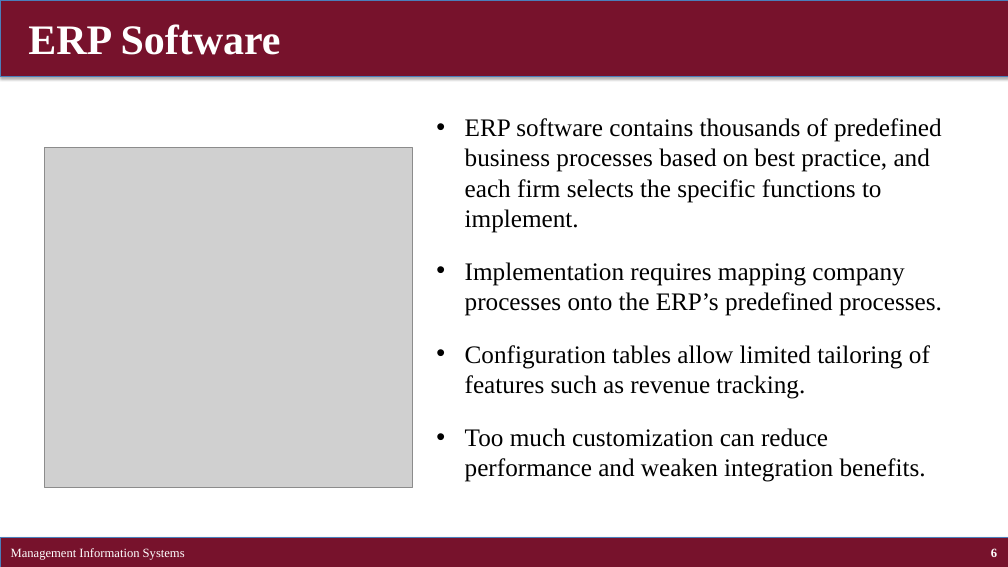
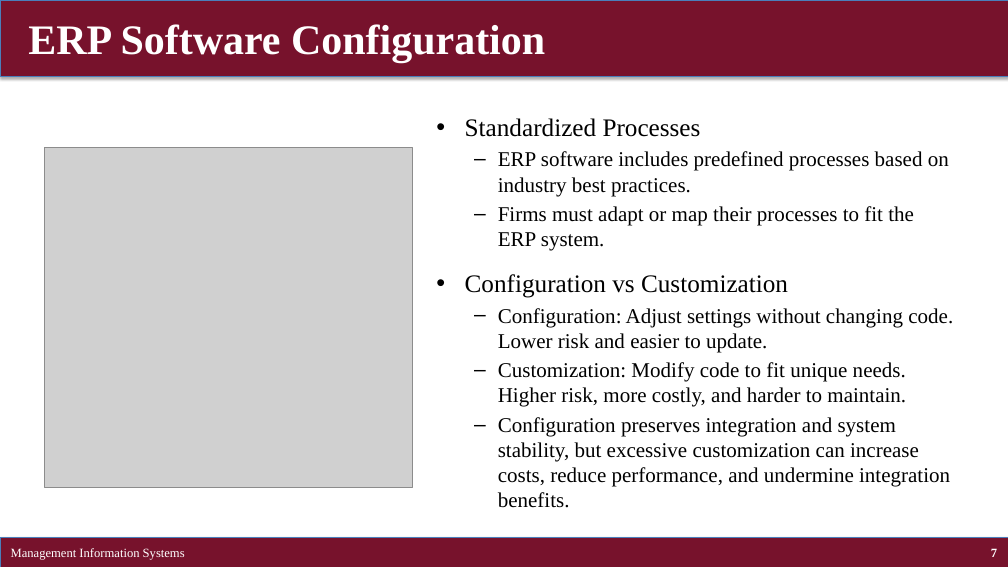
Before and after one commit to brianhwpark/brianhwpark.github.io, a slide deck: slide 7 of files/teaching-resources/concordiacollege-busn-315/busn-315-lecture-note/busn315-ch09.pptx (slide 6 before the commit). Drawn at 1008x567 pixels with LibreOffice and Linux fonts; fonts in the diff are those of the drawing; grey boxes stand for pictures. Boxes give left, top, right and bottom in pixels: in the first picture for what was removed or moved away, otherwise in the second. Text is boxed around its words. In the diff, an @@ line names an element or a change of style, - is before the commit and + after.

```diff
--- a/files/teaching-resources/concordiacollege-busn-315/busn-315-lecture-note/busn315-ch09.pptx
+++ b/files/teaching-resources/concordiacollege-busn-315/busn-315-lecture-note/busn315-ch09.pptx
@@ title at (28,24,545,63): text changed @@
-ERP Software
+ERP Software Configuration
@@ text at (465,118,953,508): text changed; size 24 to 20 pt @@
-• ERP software contains thousands of predefined business processes based on best practice, and each firm selects the specific functions to implement.
-• Implementation requires mapping company processes onto the ERP’s predefined processes.
-• Configuration tables allow limited tailoring of features such as revenue tracking.
-• Too much customization can reduce performance and weaken integration benefits.
+• Standardized Processes
+  – ERP software includes predefined processes based on industry best practices.
+  – Firms must adapt or map their processes to fit the ERP system.
+• Configuration vs Customization
+  – Configuration: Adjust settings without changing code. Lower risk and easier to update.
+  – Customization: Modify code to fit unique needs. Higher risk, more costly, and harder to maintain.
+  – Configuration preserves integration and system stability, but excessive customization can increase costs, reduce performance, and undermine integration benefits.
@@ page number at (991,548,997,557): text changed @@
-6
+7
```
Also in this commit, not shown: 30 other slides changed, 2 slides added, 2 slides removed, 14 other files.
